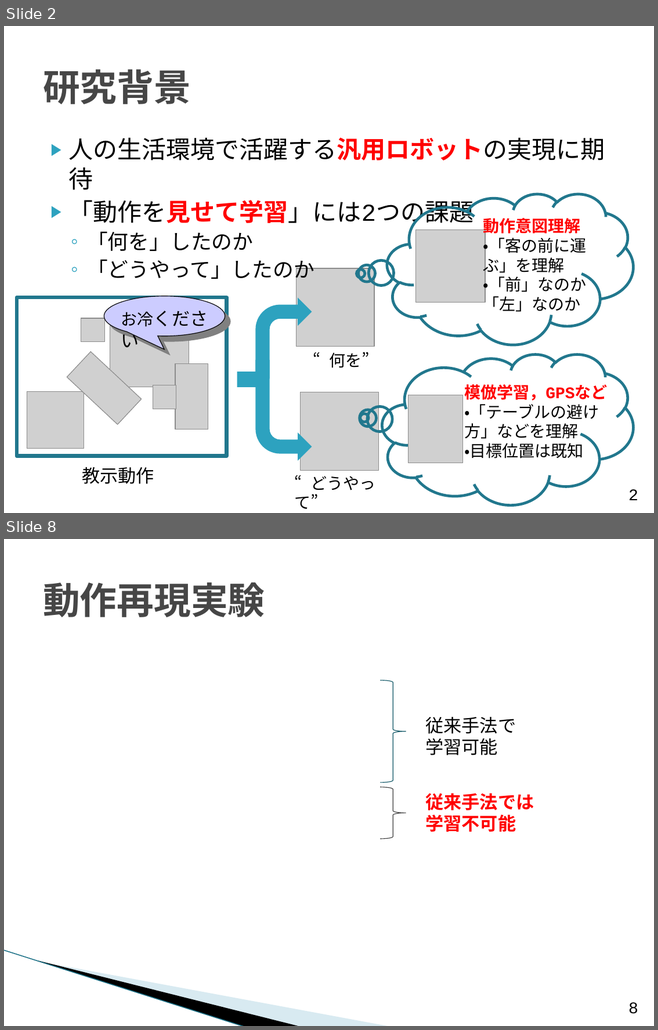
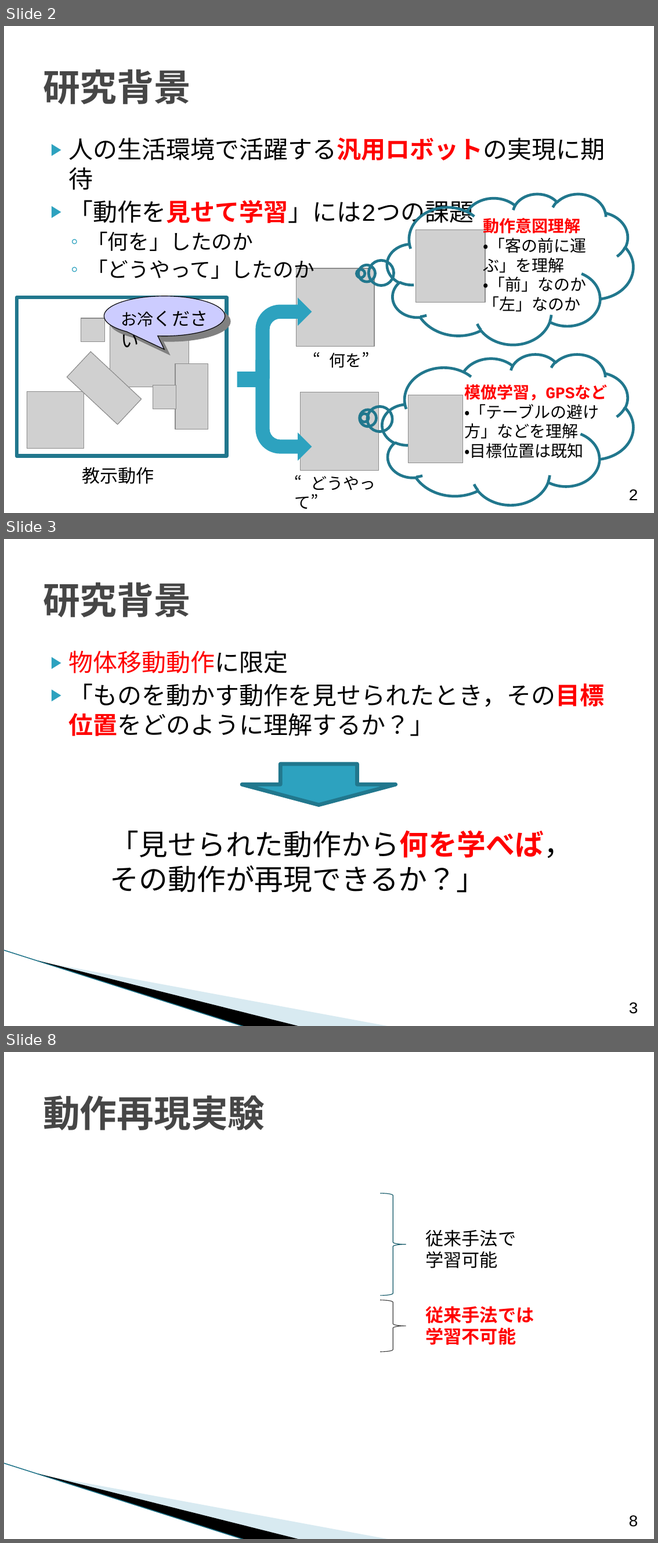
Before and after one commit to TetsuyaKomota/GitforEclipseTest, a slide deck: IntentionLearning/memo/presentation/卒論発表会スライド _2.pptx. Shown one above the other, each under a label of ours: slides 2 and 8 before the commit, slides 2, 3 and 8 after it; the slides between them are not shown. The pictures are 658x1030 and 658x1543 pixels, drawn with LibreOffice and Linux fonts; fonts in the diff are those of the drawing; grey boxes stand for pictures; background and template pictures are left out. Boxes give left, top, right and bottom in pixels: in the first picture for what was removed or moved away, otherwise in the second. Text is boxed around its words. In the diff, an @@ line names an element or a change of style, - is before the commit and + after.

```diff
--- a/IntentionLearning/memo/presentation/卒論発表会スライド _2.pptx
+++ b/IntentionLearning/memo/presentation/卒論発表会スライド _2.pptx
@@ slide 3 added at [4,539,654,1026], background #FFFFFF; not listed: 3 template elements that a slide beside it also shows @@
@@ title added at [43,583,191,617], 41 pt, text #464646, bold @@
+研究背景
@@ text added at [69,650,604,736], 27 pt, text #000000 @@
+▶ 物体移動動作に限定
+▶ 「ものを動かす動作を見せられたとき，その目標位置をどのように理解するか？」
@@ down arrow added at [242,764,395,805], fill #2DA2BF, outline #21788D 4.33 pt @@
@@ text added at [110,830,572,893], 32 pt, text #000000 @@
+「見せられた動作から何を学べば，
+その動作が再現できるか？」
@@ page number added at [628,1002,638,1014], 18 pt, text #000000 @@
+3
```
Also in this commit, not shown: 8 slides changed, 1 other slide added.
